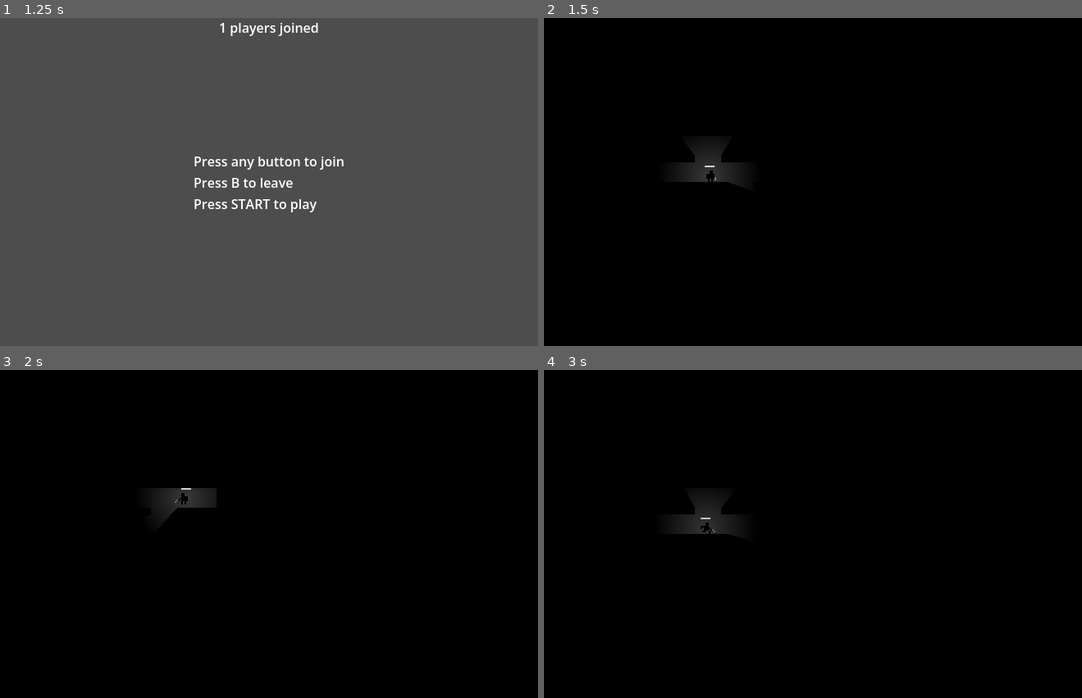
Above: before the commit, frames 1-4 (two rows, left to right).
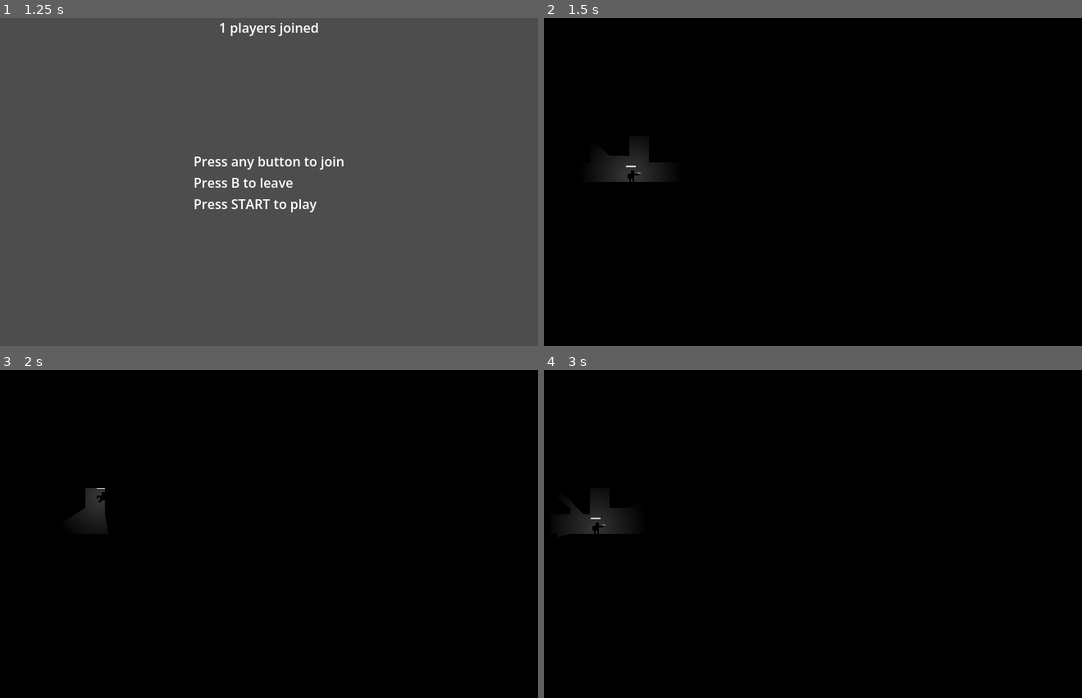
Above: after the commit, the same moments.

Repository: the-alex-g/goblin_guns
Game: Godot game, scene res://menus/join_menu.tscn
The game is run twice, just before and just after one commit, with the same random seed, the same clock (stepped at 60 frames per second) and the same inputs.
Inputs (mouse positions are in pixels of both pictures, inside the frame that each line leads up to):
- Up to frame 1 (1.25 s): tap Enter at 0.5 s; move the mouse to (387, 165) at 0.52 s; press the mouse at (387, 165) at 0.53 s; hold D (right) from 0.53 s (still down); tap Space (jump) at 0.77 s
- Up to frame 2 (1.5 s): keep holding D (right); tap Enter at 1.25 s; move the mouse to (705, 198) at 1.27 s; release the mouse at (705, 198) at 1.28 s; right-click (705, 198) at 1.35 s
- Up to frame 3 (2 s): keep holding D (right); tap Space (jump) at 1.52 s
- Up to frame 4 (3 s): move the mouse to (866, 461) at 2.02 s; release D (right) at 2.03 s; hold A (left) 2.03-2.78 s; hold Shift (sneak) 2.03-2.78 s; tap Enter at 2.75, 2.85 s; move the mouse to (786, 599) at 2.77 s; hold D (right) from 2.78 s (still down)

Frame 1 is identical in both runs. In frame 2, 1.7% of the frame differs, in the area x 10-37%, y 39-51%; in frame 3, 1.1%; in frame 4, 1.6%.

Commit message:
Conceptually stop two players spawning on each other

Diff:
--- a/project/main/main.gd
+++ b/project/main/main.gd
@@ -25,10 +25,14 @@
 	_load_features_from_dir("stairs", _stairs)
 	_load_features_from_dir("decorations", _decorations, 3)
 	_build_complex()
+	_initialize_players()
+
+
+func _initialize_players() -> void:
 	for id in player_ids:
 		var player := preload("res://player/player.tscn").instantiate()
 		player.id = id
-		player.position = _spawns.pick_random() * 8
+		player.position = _get_spawn_point()
 		_player_container.add_child(player)
 		player.died.connect(_on_player_died)
 		player.weapon_fired.connect(_weapon_container.add_child)
@@ -42,9 +46,16 @@
 	_decor_group_index = 0
 	_build_complex()
 	for player in _players:
-		player.respawn(_spawns.pick_random() * 8)
+		player.respawn(_get_spawn_point())
 	for weapon in _weapon_container.get_children():
 		weapon.queue_free()
+
+
+func _get_spawn_point() -> Vector2:
+	var index := randi() % _spawns.size()
+	var point := _spawns[index]
+	_spawns.remove_at(index)
+	return point * 8
 
 
 func _on_player_died() -> void:
